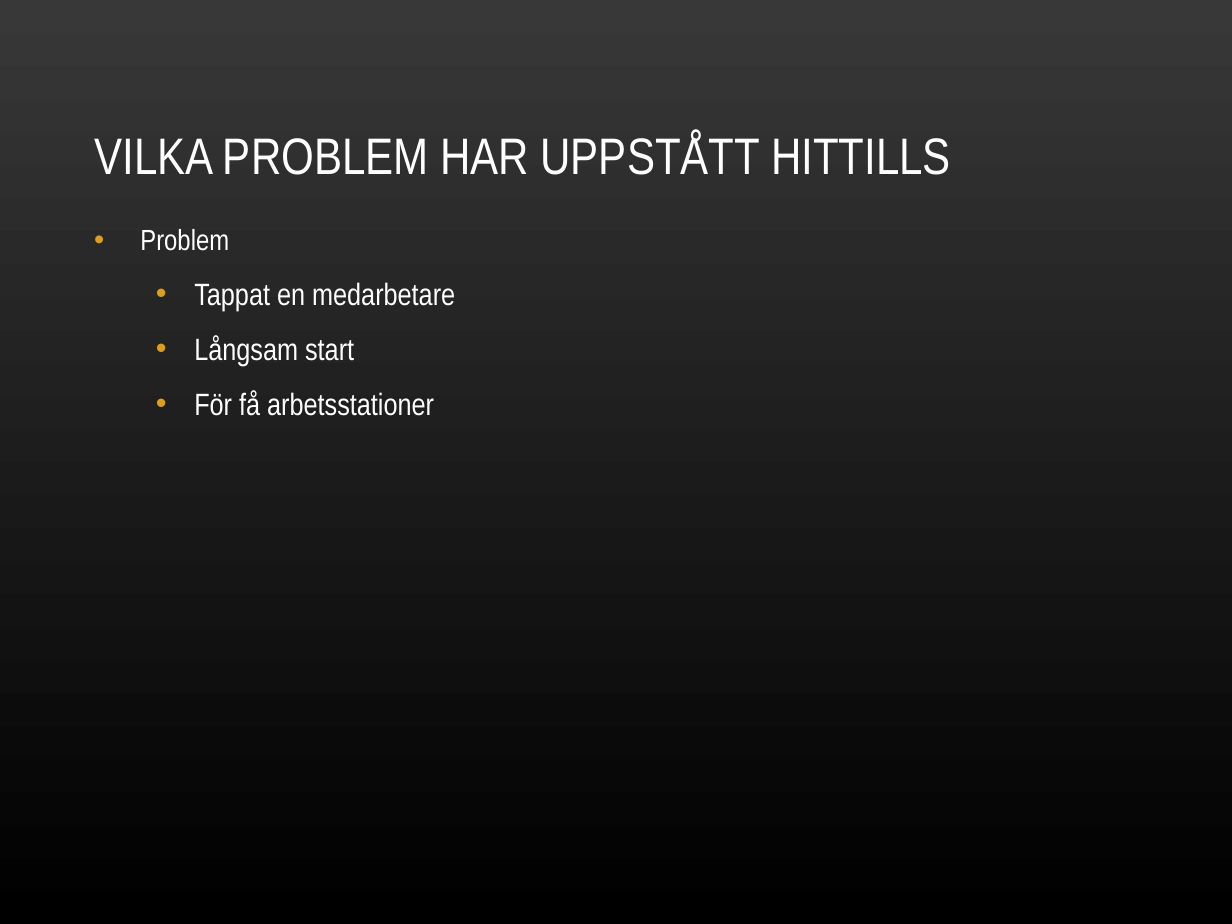
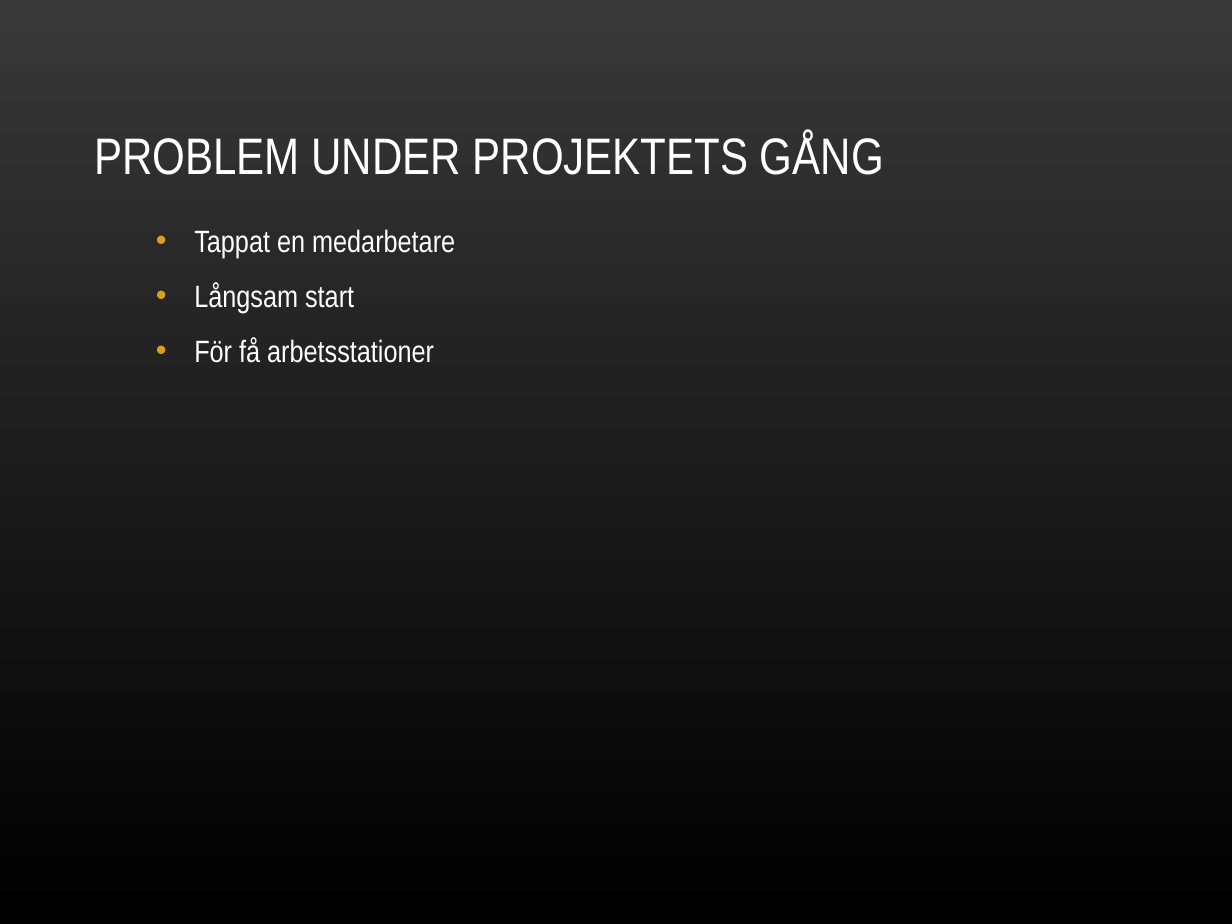
Before and after one commit to nbt11nsn/mobow, a slide deck: slide 6 of dokument/Mobow-slutpresentation.ppt (slide 5 before the commit). Drawn at 1232x924 pixels with LibreOffice and Linux fonts; fonts in the diff are those of the drawing; background and template pictures are left out. Boxes give left, top, right and bottom in pixels: in the first picture for what was removed or moved away, otherwise in the second. Text is boxed around its words. In the diff, an @@ line names an element or a change of style, - is before the commit and + after.

Commit message:
presentation

```diff
--- a/dokument/Mobow-slutpresentation.ppt
+++ b/dokument/Mobow-slutpresentation.ppt
@@ title at <box>94,132,884,175</box>: text changed @@
-VILKA PROBLEM HAR UPPSTÅTT HITTILLS
+PROBLEM UNDER PROJEKTETS GÅNG
@@ text at <box>140,229,229,251</box>: paragraph removed @@
-• Problem
```
Also in this commit, not shown: 6 slides added, 5 slides removed.
